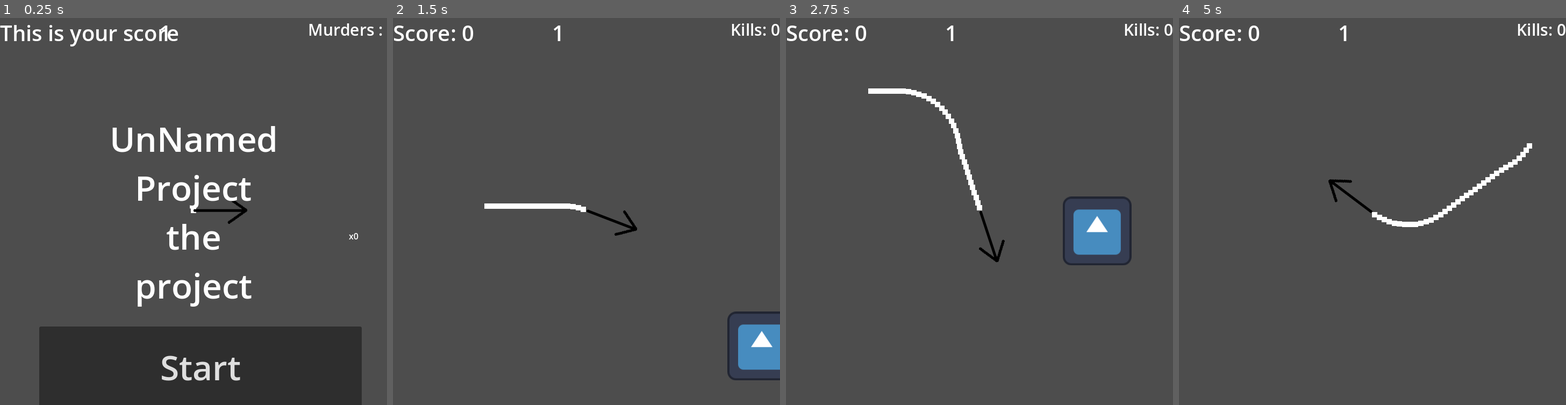
Above: before the commit, frames 1-4 (left to right).
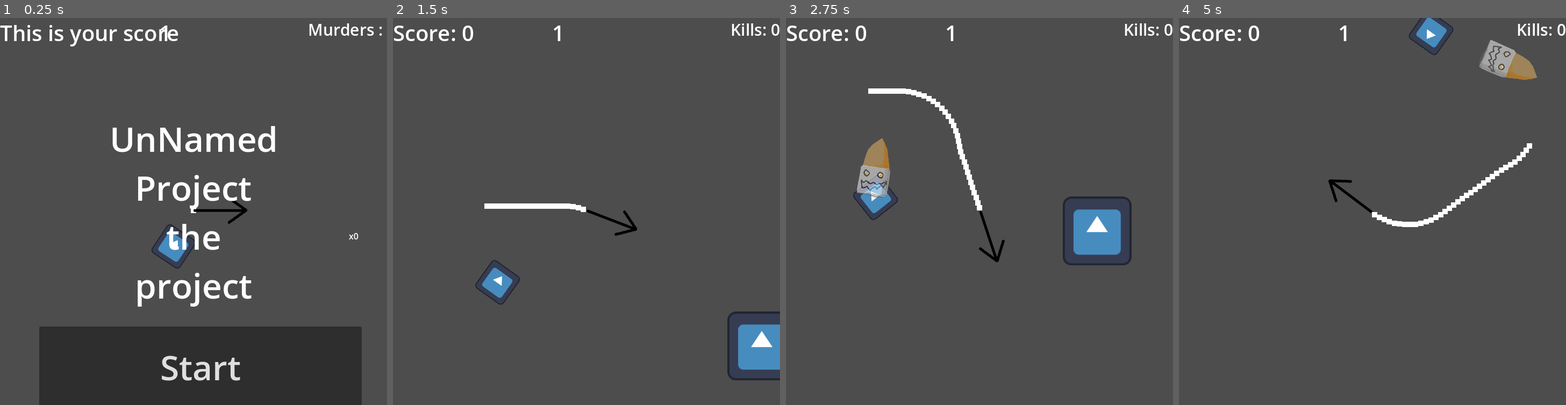
Above: after the commit, the same moments.

Repository: zazak03/jamimag
Game: Godot game, scene res://levels/template_niveau.tscn
Same seed, same stepped clock (60 frames per second), same inputs: the game is played once before the commit and once after it. This scene is started directly instead of the project's main scene. The engine's default icon, where the game draws it, is replaced by a stand-in: a white triangle on a blue panel in a dark square.
Inputs:
- Up to frame 1 (0.25 s): no input
- Up to frame 2 (1.5 s): click "Start" at 0.5 s; hold Right (turn_clockwise) from 1.28 s (still down)
- Up to frame 3 (2.75 s): release Right (turn_clockwise) at 2.03 s; tap Left (turn_counterclockwise) at 2.1 s
- Up to frame 4 (5 s): hold Right (turn_clockwise) 2.78-3.53 s; tap Left (turn_counterclockwise) at 3.6 s; hold Right (turn_clockwise) from 4.28 s (still down)

The runs differ from the first frame. In frame 1, 0.4% of the frame differs, in the area x 39-51%, y 53-65%; in frame 2, 0.5%; in frame 3, 1.2%; in frame 4, 1.3%, in the area x 59-93%, y 0-16%.

Commit message:
fix bug rebond balle

Diff:
--- a/levels/template_niveau.tscn
+++ b/levels/template_niveau.tscn
@@ -1,9 +1,16 @@
-[gd_scene load_steps=5 format=3 uid="uid://bdxy7pkblvo5g"]
+[gd_scene load_steps=7 format=3 uid="uid://bdxy7pkblvo5g"]
 
 [ext_resource type="Script" path="res://scripts/template_scene.gd" id="1_p0sas"]
 [ext_resource type="PackedScene" uid="uid://dtijo7v6bahj7" path="res://scenes/fleche_complet.tscn" id="2_ey851"]
 [ext_resource type="PackedScene" uid="uid://tpcpgbmcxab" path="res://scenes/cible.tscn" id="3_lw0q8"]
 [ext_resource type="PackedScene" uid="uid://brrdayx4y2d5" path="res://scenes/hud.tscn" id="4_p0nec"]
+[ext_resource type="PackedScene" uid="uid://0esgngfl4gg0" path="res://scenes/ennemy.tscn" id="5_npyq8"]
+
+[sub_resource type="Curve2D" id="Curve2D_viafm"]
+_data = {
+"points": PackedVector2Array(0, 0, 0, 0, -37, 67, 0, 0, 0, 0, 75, 219, 0, 0, 0, 0, 206, 142, 0, 0, 0, 0, -37, 67)
+}
+point_count = 4
 
 [node name="TemplateScene" type="Node2D"]
 script = ExtResource("1_p0sas")
@@ -18,6 +25,16 @@
 [node name="CanvasLayer" parent="." instance=ExtResource("4_p0nec")]
 level = 1
 
+[node name="Path2D" type="Path2D" parent="."]
+curve = SubResource("Curve2D_viafm")
+
+[node name="ennemy_follow" parent="Path2D" node_paths=PackedStringArray("target") instance=ExtResource("5_npyq8")]
+position = Vector2(-37, 67)
+rotation = 0.93577
+scale = Vector2(0.5, 0.5)
+target = NodePath("../../Fleche_complet")
+vitesse_de_tire = 1.0
+
 [connection signal="updatehud" from="." to="CanvasLayer" method="_on_template_scene_updatehud"]
 [connection signal="fleche_hit" from="Fleche_complet" to="." method="_on_fleche_complet_fleche_hit"]
 [connection signal="fleche_hit" from="Fleche_complet" to="CanvasLayer" method="_on_fleche_complet_fleche_hit"]
--- a/scenes/projectile.tscn
+++ b/scenes/projectile.tscn
@@ -31,5 +31,8 @@
 position = Vector2(2, 25)
 shape = SubResource("CapsuleShape2D_p0e6k")
 
+[node name="DesactCollisionRebond" type="Timer" parent="."]
+
 [connection signal="area_entered" from="." to="." method="_on_area_entered"]
 [connection signal="body_entered" from="." to="." method="_on_body_entered"]
+[connection signal="timeout" from="DesactCollisionRebond" to="." method="_on_desact_collision_rebond_timeout"]
--- a/scenes/test_ennemi.tscn
+++ b/scenes/test_ennemi.tscn
@@ -21,7 +21,6 @@
 [node name="ennemy_follow" parent="Path2D" node_paths=PackedStringArray("target") instance=ExtResource("2_jss2h")]
 position = Vector2(553, 387)
 rotates = false
-vitesse = 100.0
 target = NodePath("../../Fleche_complet")
 vitesse_de_tire = 1.0
 
--- a/scripts/ennemy.gd
+++ b/scripts/ennemy.gd
@@ -8,7 +8,7 @@
 	var bullet_instance = bullet_scene.instantiate()
 	$ennemy_oriantation.global_rotation = 0
 	$ennemy_oriantation.rotate(get_angle_to(target.global_position))
-	add_child(bullet_instance)
+	$"../../".add_child(bullet_instance)
 	bullet_instance.global_position = $ennemy_oriantation/bullet_start.global_position
 	bullet_instance.global_rotation = $ennemy_oriantation.global_rotation + PI/2
 
--- a/scripts/ennemy_follow.gd
+++ b/scripts/ennemy_follow.gd
@@ -1,6 +1,6 @@
 extends PathFollow2D
 
-@export var vitesse:float = 10
+@export var vitesse:float = 100
 @export var target:Node
 @export var vitesse_de_tire:float = 10
 
--- a/scripts/fleche_complet.gd
+++ b/scripts/fleche_complet.gd
@@ -44,4 +44,5 @@
 
 func _on_fleche_area_entered(area):
 	if area.is_in_group("projectile"):
+		print("Touché")
 		fleche_hit.emit()
--- a/scripts/projectile.gd
+++ b/scripts/projectile.gd
@@ -5,6 +5,8 @@
 
 signal bullet_destroyed
 signal bullet_ricochet
+var act_rebond = true
+
 
 func _init():
 	pass
@@ -30,5 +32,12 @@
 
 func _on_area_entered(area):
 	if area.is_in_group("cape"):
-		rotation = PI + rotation
-		bullet_ricochet.emit()
+		if act_rebond:
+			rotation = PI + rotation
+			$DesactCollisionRebond.start()
+			act_rebond = false
+			bullet_ricochet.emit()
+
+
+func _on_desact_collision_rebond_timeout():
+	act_rebond = true
Not shown: 1 places in others/mur_TileSet.tres that only renumber resources
Not shown: 1 places in scenes/ennemy.tscn that only renumber resources
Not shown: 1 places in scenes/fleche.tscn that only renumber resources
Not shown: 1 places in scenes/fleche_complet.tscn that only renumber resources
Not shown: 1 places in scenes/test_ennemi.tscn that only renumber resources
